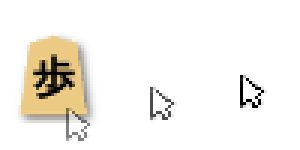
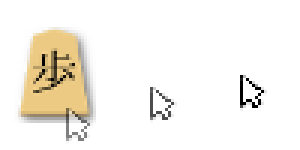
Layered file, before and after one edit (300x150). Changes by layer:
painted on "pawn3" over [18,27,99,123]
